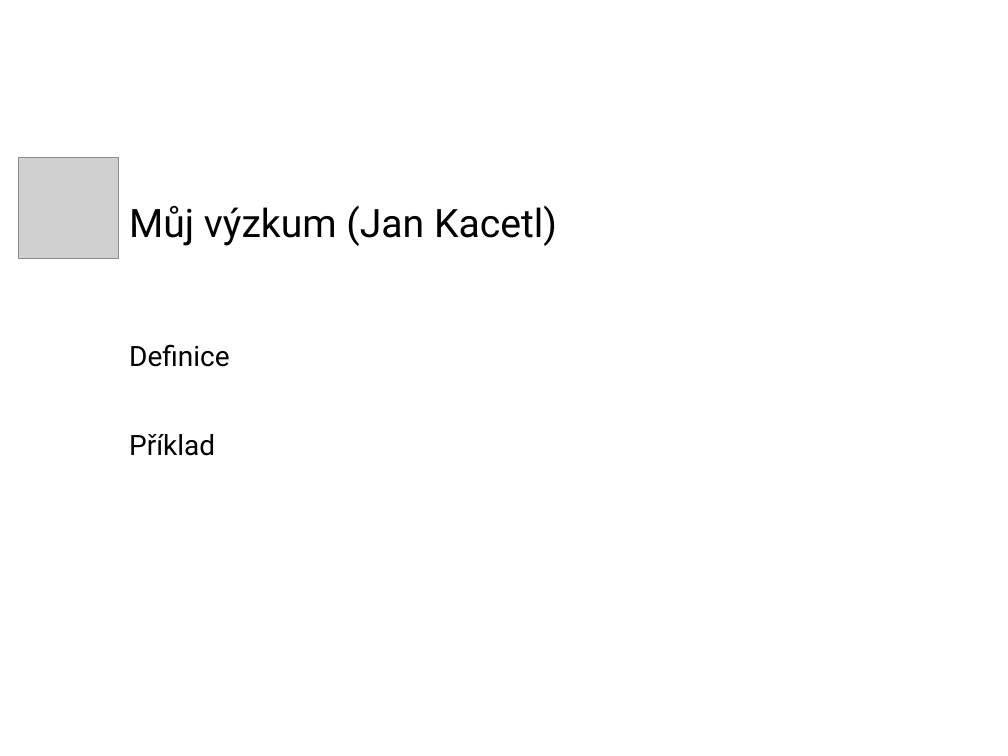
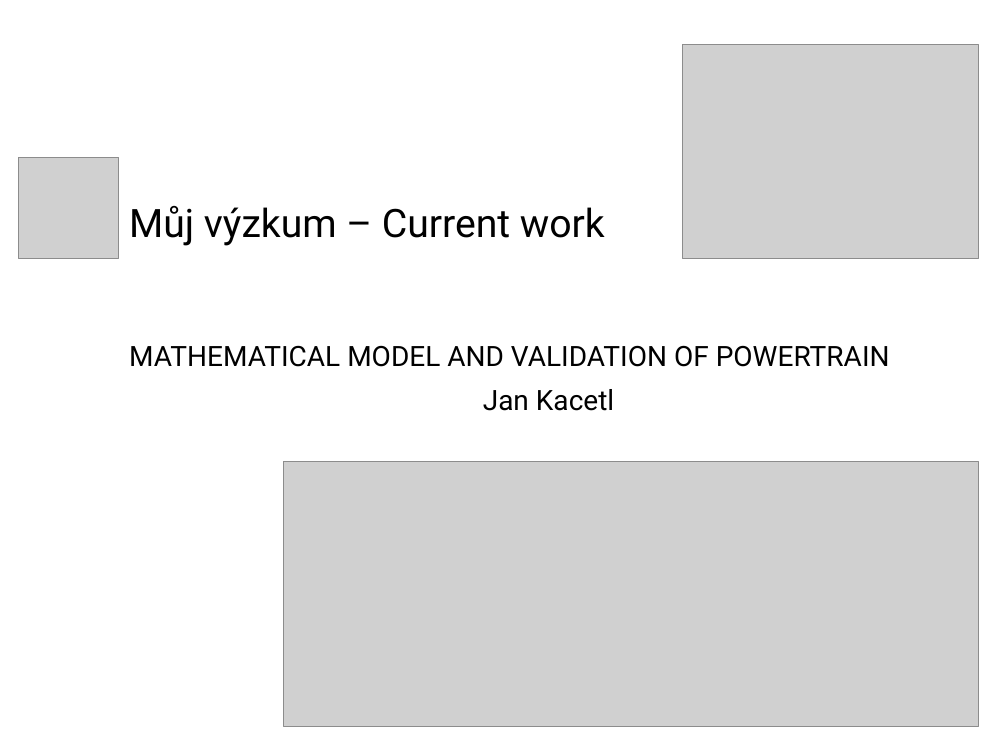
Before and after one commit to apelttom/20-semester_PhD_thesis, a slide deck: slide 19 of thesis/state_of_the_art_presentation/2018.01.17_SotA_presCZ.pptx. Drawn at 1008x756 pixels with LibreOffice and Linux fonts; fonts in the diff are those of the drawing; grey boxes stand for pictures; background and template pictures are left out. Boxes give left, top, right and bottom in pixels: in the first picture for what was removed or moved away, otherwise in the second. Text is boxed around its words. In the diff, an @@ line names an element or a change of style, - is before the commit and + after.

```diff
--- a/thesis/state_of_the_art_presentation/2018.01.17_SotA_presCZ.pptx
+++ b/thesis/state_of_the_art_presentation/2018.01.17_SotA_presCZ.pptx
@@ picture added at [683, 44, 979, 258] @@
@@ title at [129, 206, 605, 246]: text changed @@
-Můj výzkum (Jan Kacetl)
+Můj výzkum – Current work
@@ text at [129, 345, 890, 411]: text changed @@
-Definice
-Příklad
+MATHEMATICAL MODEL AND VALIDATION OF POWERTRAIN
+Jan Kacetl
@@ picture added at [283, 462, 979, 727] @@
```
Also in this commit, not shown: 9 other slides changed, 2 slides added, 2 slides removed, 1 other file.
